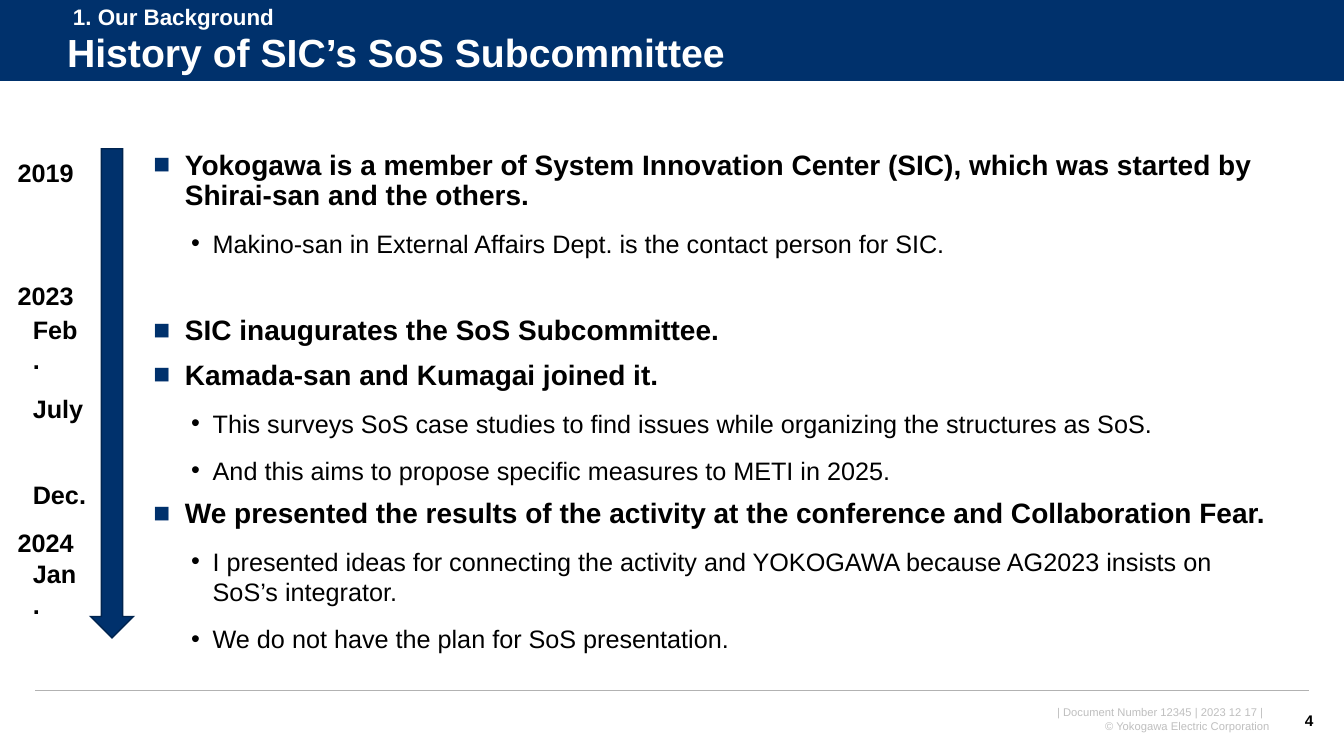
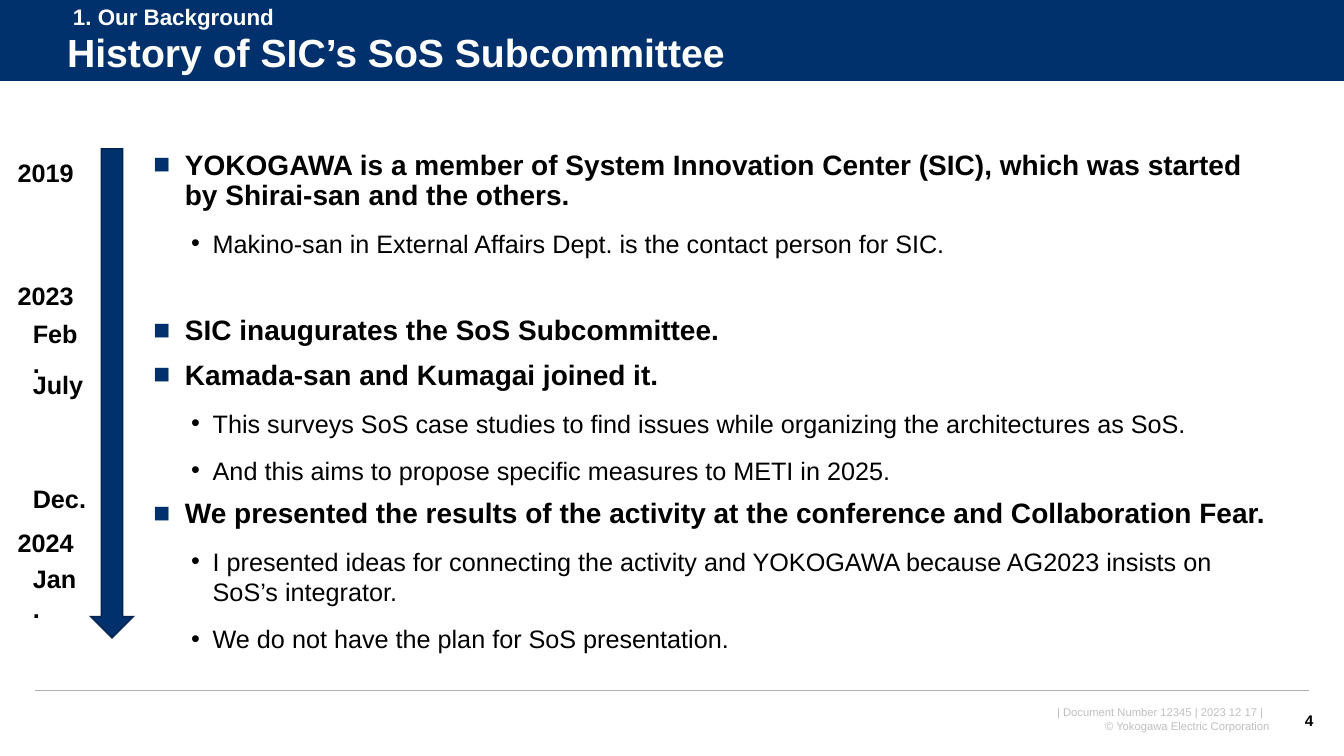
Before and after one commit to watarukumagai-git/opt, a slide deck: slide 4 of SoS/240322_SoS_kumagai.pptx. Drawn at 1344x756 pixels with LibreOffice and Linux fonts; fonts in the diff are those of the drawing; background and template pictures are left out. Boxes give left, top, right and bottom in pixels: in the first picture for what was removed or moved away, otherwise in the second. Text is boxed around its words. In the diff, an @@ line names an element or a change of style, - is before the commit and + after.

```diff
--- a/SoS/240322_SoS_kumagai.pptx
+++ b/SoS/240322_SoS_kumagai.pptx
@@ text at [185, 154, 1241, 210]: text changed @@
-■ Yokogawa is a member of System Innovation Center (SIC), which was started by Shirai-san and the others.
+■ YOKOGAWA is a member of System Innovation Center (SIC), which was started by Shirai-san and the others.
@@ text "July": place and size @@
-text "July" at [33, 399, 83, 424]
+text "July" at [33, 375, 83, 400]
@@ text at [213, 414, 1186, 438]: text changed @@
-  • This surveys SoS case studies to find issues while organizing the structures as SoS.
+  • This surveys SoS case studies to find issues while organizing the architectures as SoS.
@@ 3 texts: place and size @@
-3 texts at [33, 320, 86, 584]
+3 texts at [33, 324, 86, 589]
```
Also in this commit, not shown: 9 other slides changed, 2 slides added, 2 slides removed.
